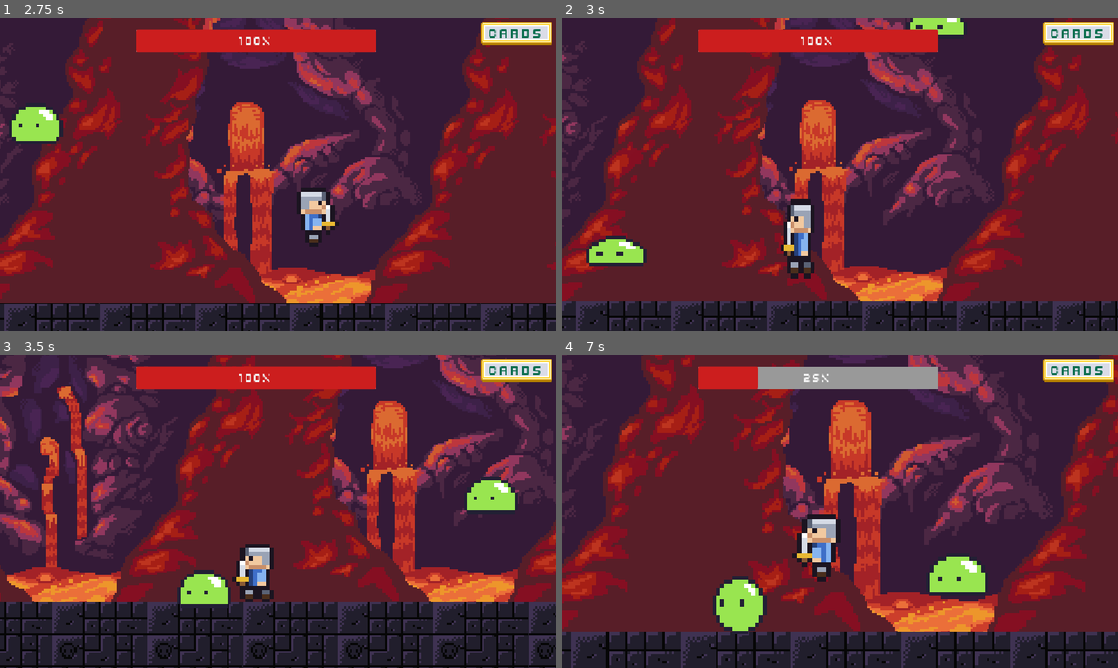
Above: before the commit, frames 1-4 (two rows, left to right).
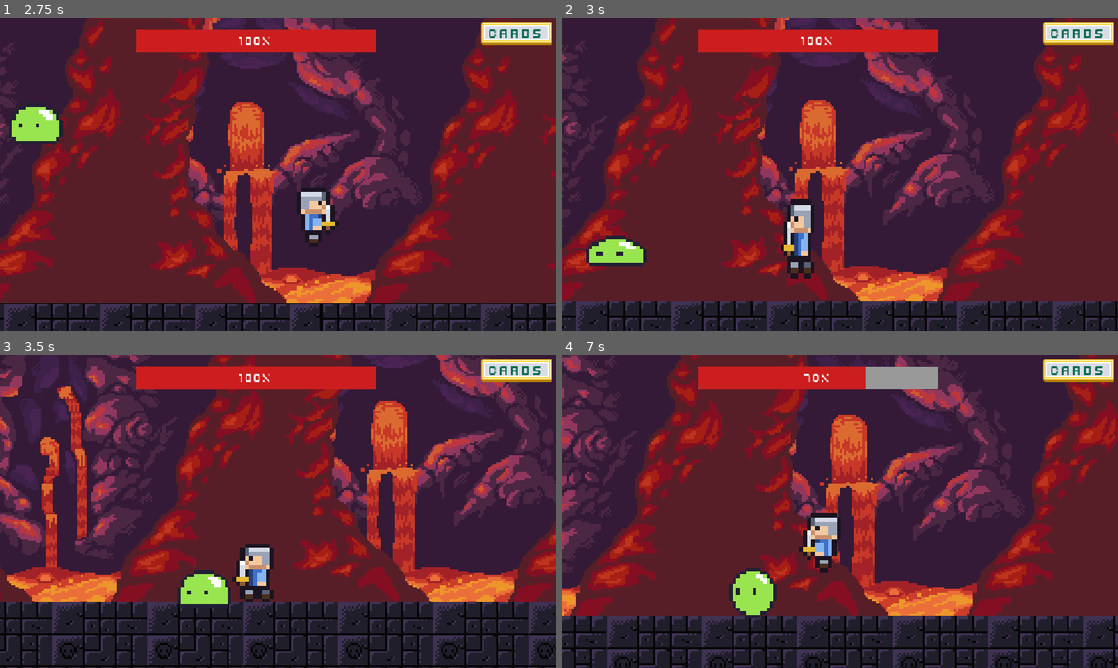
Above: after the commit, the same moments.

Repository: BillNyeFan123-creator/rebound
Game: Godot game, scene res://start_screen.tscn
Two runs of this game, one before a commit and one after it. Both use one fixed random seed, a clock stepped at 60 frames per second and the inputs below.
Inputs (mouse positions are in pixels of both pictures, inside the frame that each line leads up to):
- Up to frame 1 (2.75 s): click "Start Game" at 0.5 s; move the mouse to (400, 158) at 1.27 s; hold D (move_right) from 1.28 s (still down); tap W (jump) at 1.35, 1.52, 1.82, 2.27, 2.3, 2.57 s; move the mouse to (166, 190) at 2.02 s; tap X (attack) at 2.1 s
- Up to frame 2 (3 s): move the mouse to (895, 105) at 2.77 s; release D (move_right) at 2.78 s; hold A (move_left) from 2.78 s (still down); tap Shift (dash) at 2.85 s
- Up to frame 3 (3.5 s): keep holding A (move_left); tap W (jump) at 3.05 s
- Up to frame 4 (7 s): move the mouse to (812, 574) at 3.52 s; release A (move_left) at 3.53 s; hold D (move_right) 3.53-5.03 s; tap W (jump) at 3.6, 3.77, 4.07, 4.52, 4.55, 4.82, 5.27, 5.3, 5.57, 5.85, 6.77, 6.8 s; move the mouse to (1006, 558) at 4.27 s; tap X (attack) at 4.35, 6.6 s; move the mouse to (673, 464) at 5.02 s; hold A (move_left) 5.03-5.78 s; tap Shift (dash) at 5.1 s; move the mouse to (867, 511) at 5.77 s; hold D (move_right) 5.78-6.53 s; move the mouse to (756, 433) at 6.52 s; hold A (move_left) from 6.53 s (still down)

Frame 1 is identical in both runs. In frame 2, 0.4% of the frame differs, in the area x 62-73%, y 0-6%; in frame 3, 0.9%; in frame 4, 44%, in the area x 0-100%, y 0-100%.

Commit message:
Boss slime: proper identity/stats/hitboxes; dedupe card offers; keep spawns off the player

Diff:
--- a/scenes/Enemies/BossSlime.tscn
+++ b/scenes/Enemies/BossSlime.tscn
@@ -7,7 +7,7 @@
 [ext_resource type="Texture2D" uid="uid://bpi3iy5uib87o" path="res://scenes/Enemies/Boss/slimebossjump.png" id="5_mx6nr"]
 
 [sub_resource type="RectangleShape2D" id="RectangleShape2D_body"]
-size = Vector2(24, 20)
+size = Vector2(88, 60)
 
 [sub_resource type="AtlasTexture" id="AtlasTexture_d7hka"]
 atlas = ExtResource("2_6d1o2")
@@ -159,23 +159,27 @@
 }]
 
 [sub_resource type="RectangleShape2D" id="RectangleShape2D_hurt"]
-size = Vector2(32, 26)
+size = Vector2(104, 76)
 
-[node name="BlueSlime" type="CharacterBody2D" unique_id=1987254571 groups=["enemy"]]
-modulate = Color(0.55, 0.75, 1.3, 1)
+[node name="BossSlime" type="CharacterBody2D" unique_id=1987254571 groups=["enemy"]]
 collision_layer = 2
 collision_mask = 3
+max_health = 10
+speed = 35.0
+contact_damage = 25
 script = ExtResource("1_k3ul7")
 
 [node name="Collision" type="CollisionShape2D" parent="." unique_id=82709477]
+position = Vector2(0, 8)
 shape = SubResource("RectangleShape2D_body")
 
 [node name="Anim" type="AnimatedSprite2D" parent="." unique_id=921244859]
-scale = Vector2(5, 5)
+scale = Vector2(7, 7)
 sprite_frames = SubResource("SpriteFrames_slime")
-animation = &"jump"
+animation = &"idle"
 
 [node name="Hurtbox" type="Area2D" parent="." unique_id=1941984171]
 
 [node name="Collision" type="CollisionShape2D" parent="Hurtbox" unique_id=817774841]
+position = Vector2(0, 8)
 shape = SubResource("RectangleShape2D_hurt")
--- a/scripts/arena/WaveManager.gd
+++ b/scripts/arena/WaveManager.gd
@@ -68,13 +68,20 @@
 
 
 func _random_edge_position() -> Vector2:
-	# Spawn at the side walls or ceiling (never below the floor).
-	var x := randf_range(ARENA_MIN.x, ARENA_MAX.x)
-	var y := randf_range(ARENA_MIN.y, ARENA_MAX.y)
-	match randi() % 3:
-		0: return Vector2(ARENA_MIN.x, y)
-		1: return Vector2(ARENA_MAX.x, y)
-		_: return Vector2(x, ARENA_MIN.y)
+	# Spawn at the side walls or ceiling (never below the floor),
+	# and never directly above/near the player (no drops on the head).
+	var player := get_tree().get_first_node_in_group("player") as Node2D
+	var last := Vector2(ARENA_MIN.x, ARENA_MIN.y)
+	for i in 10:
+		var x := randf_range(ARENA_MIN.x, ARENA_MAX.x)
+		var y := randf_range(ARENA_MIN.y, ARENA_MAX.y)
+		match randi() % 3:
+			0: last = Vector2(ARENA_MIN.x, y)
+			1: last = Vector2(ARENA_MAX.x, y)
+			_: last = Vector2(x, ARENA_MIN.y)
+		if player == null or absf(last.x - player.global_position.x) > 170.0:
+			return last
+	return last
 
 
 func _on_enemy_died() -> void:
--- a/scripts/cardSystem/ui/CardPickUI.gd
+++ b/scripts/cardSystem/ui/CardPickUI.gd
@@ -25,6 +25,14 @@
 	var pool := CardManager.unlocked.filter(
 		func(c: Card): return not CardManager.equipped.has(c)
 	)
+	# Dedupe by card type so the same card can never appear twice.
+	var seen: Array = []
+	var unique: Array[Card] = []
+	for c in pool:
+		if not seen.has(c.get_script()):
+			seen.append(c.get_script())
+			unique.append(c)
+	pool = unique
 	pool.shuffle()
 	for card in pool.slice(0, OFFER_COUNT):
 		var button := Button.new()
